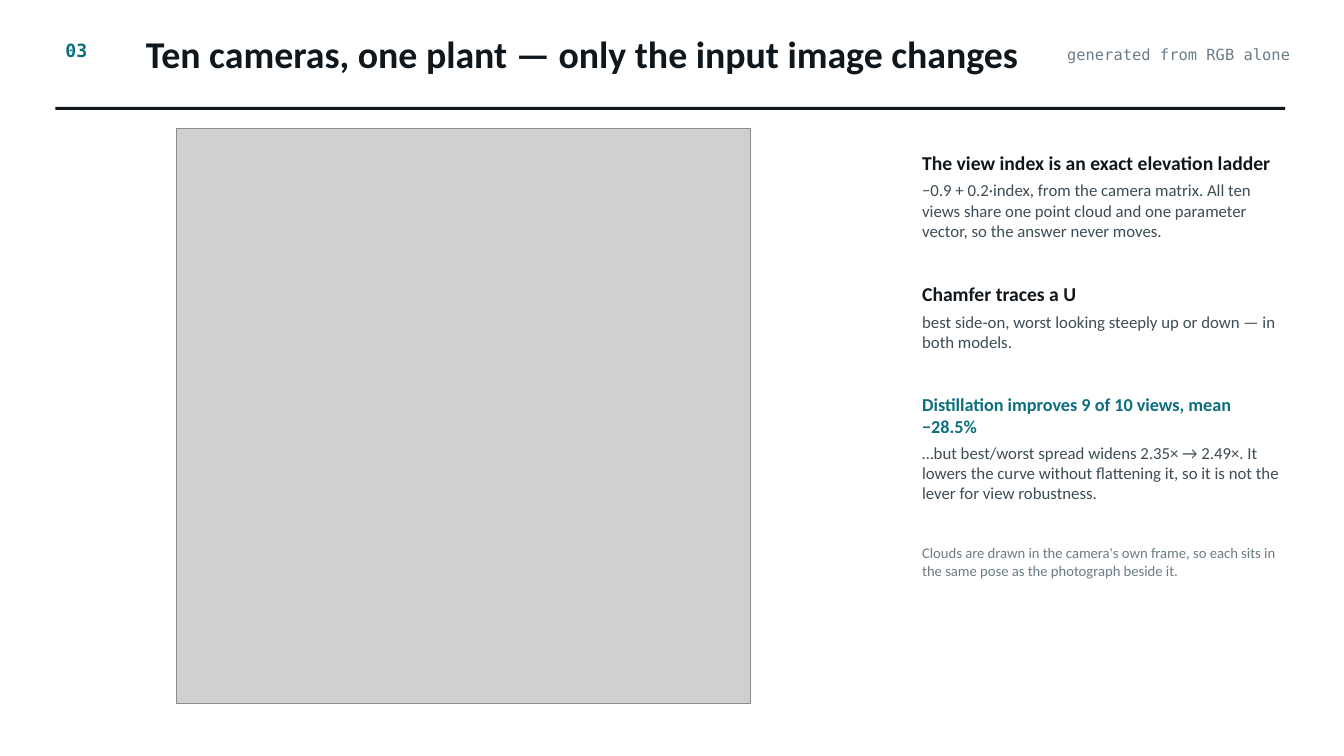
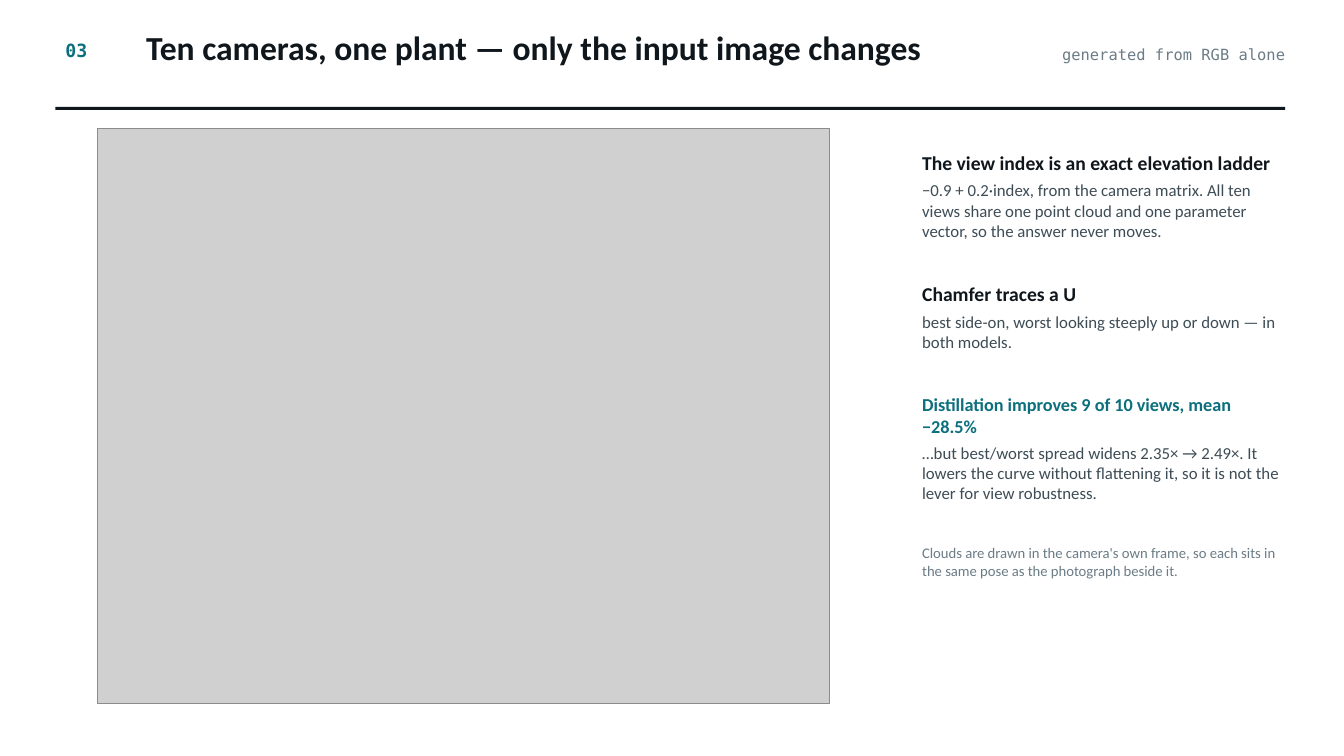
Before and after one commit to alloydas/embodiedmae, a slide deck: slide 4 of sorghum_results_2026-09-20.pptx. Drawn at 1344x756 pixels with LibreOffice and Linux fonts; fonts in the diff are those of the drawing; grey boxes stand for pictures. Boxes give left, top, right and bottom in pixels: in the first picture for what was removed or moved away, otherwise in the second. Text is boxed around its words. In the diff, an @@ line names an element or a change of style, - is before the commit and + after.

```diff
--- a/sorghum_results_2026-09-20.pptx
+++ b/sorghum_results_2026-09-20.pptx
@@ text "Ten cameras, one plant — ..." at <box>146,36,921,66</box>: size 27 to 24 pt @@
@@ text "generated from RGB alone": place and size @@
-text "generated from RGB alone" at <box>1067,48,1290,63</box>
+text "generated from RGB alone" at <box>1062,48,1285,63</box>
@@ picture: place and size @@
-picture at <box>176,129,751,704</box>
+picture at <box>98,129,831,704</box>
```
Also in this commit, not shown: 3 other slides changed, 1 other file.
